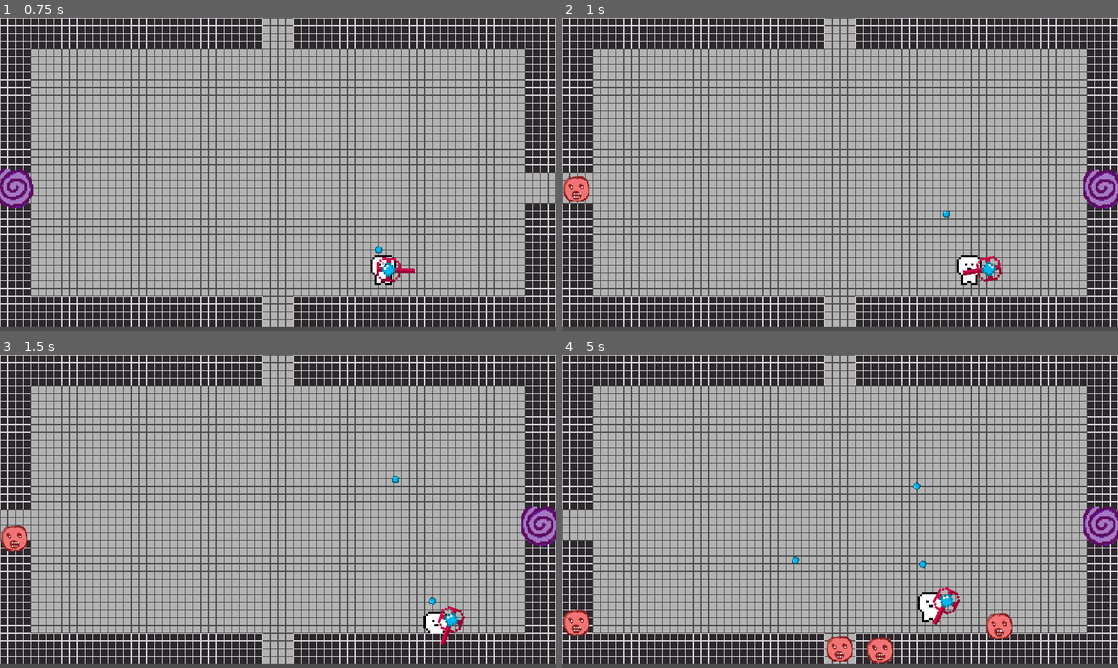
Above: before the commit, frames 1-4 (two rows, left to right).
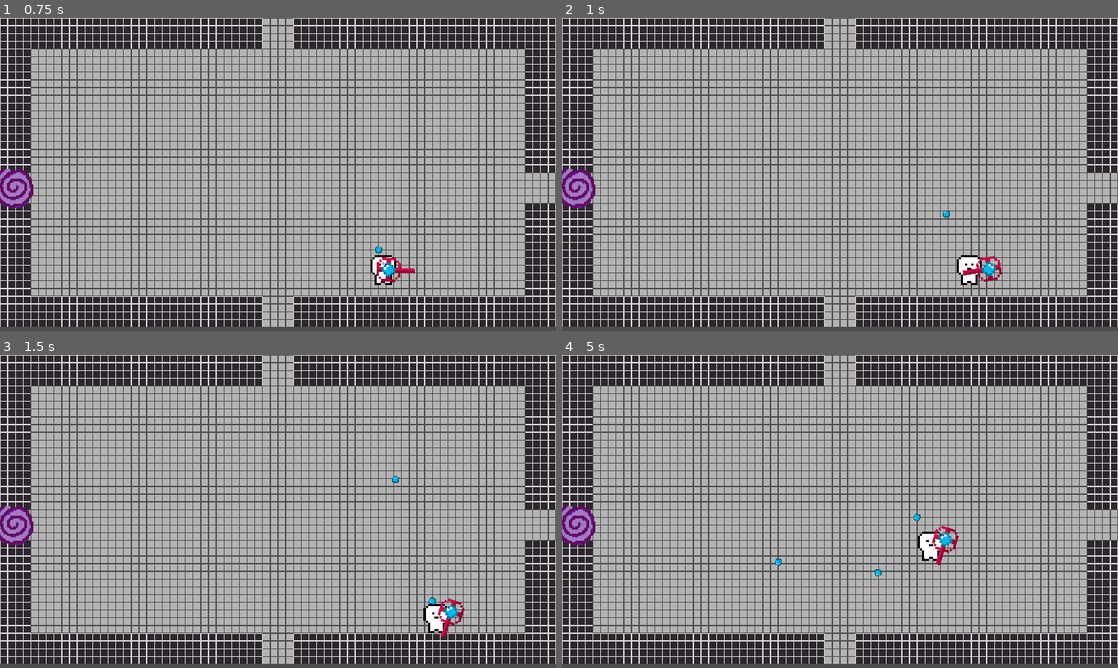
Above: after the commit, the same moments.

Repository: PlerbDraw/tony-nguyen-project
Game: Godot game, scene res://player_scenes/game.tscn
Two runs of this game, one before a commit and one after it. Both use one fixed random seed, a clock stepped at 60 frames per second and the inputs below. This scene is started directly instead of the project's main scene.
Inputs (mouse positions are in pixels of both pictures, inside the frame that each line leads up to):
- Up to frame 1 (0.75 s): tap Enter at 0.5 s; move the mouse to (400, 158) at 0.52 s; hold Right (ui_right) from 0.53 s (still down); tap F (fire) at 0.6 s
- Up to frame 2 (1 s): keep holding Right (ui_right)
- Up to frame 3 (1.5 s): move the mouse to (166, 527) at 1.27 s; release Right (ui_right) at 1.28 s; hold Down (ui_down) from 1.28 s (still down); tap F (fire) at 1.35 s
- Up to frame 4 (5 s): move the mouse to (895, 442) at 2.02 s; release Down (ui_down) at 2.03 s; hold Right (ui_right) 2.03-2.78 s; tap F (fire) every 0.75 s from 2.1 to 4.35 s; move the mouse to (812, 574) at 2.77 s; hold Up (ui_up) 2.78-3.53 s; move the mouse to (1006, 558) at 3.52 s; hold Left (ui_left) from 3.53 s (still down); move the mouse to (673, 464) at 4.27 s

Frame 1 is identical in both runs. In frame 2, 1.3% of the frame differs, in the area x 0-100%, y 48-61%; in frame 3, 1.9%; in frame 4, 3.9%, in the area x 0-100%, y 40-99%.
Error after the commit: Parse Error: Expected variable name after "var". (res://player_scenes/game.gd:13)

Commit message:
enemy spawn

Diff:
--- a/tony-nguyen-game-project-2-month/enemy.tscn
+++ b/tony-nguyen-game-project-2-month/enemy.tscn
@@ -4,7 +4,7 @@
 [ext_resource type="Texture2D" uid="uid://clwfhg08btsdy" path="res://art/pixilart-drawing (5).png" id="2_u31pi"]
 
 [sub_resource type="CircleShape2D" id="CircleShape2D_e4cfg"]
-radius = 65.9038
+radius = 167.035
 
 [sub_resource type="CircleShape2D" id="CircleShape2D_xiolx"]
 radius = 16.0078
--- a/tony-nguyen-game-project-2-month/player_scenes/game.gd
+++ b/tony-nguyen-game-project-2-month/player_scenes/game.gd
@@ -1,6 +1,21 @@
 extends Node2D
 
 var enemy = preload("res://enemy.tscn")
+
+
+
+
+
+var current_wave: int = 1
+var enemies_remaining: int
+var enemies_spawned: int = 0
+
+var
+var
+var
+var enemy_spawn_time
+var enemy_health
+var enemy_speed
 
 
 
--- a/tony-nguyen-game-project-2-month/player_scenes/game.tscn
+++ b/tony-nguyen-game-project-2-month/player_scenes/game.tscn
@@ -19,14 +19,15 @@
 0:0/0/physics_layer_0/polygon_0/points = PackedVector2Array(-8, 8, 8, 8, 8, 5.0625, 8, 0.375, 8, -3.25, 8, -8, -8, -8, -8, -1.6875, -8, 8, -8, 3)
 
 [sub_resource type="TileSet" id="TileSet_4lgke"]
-physics_layer_0/collision_layer = 1
+physics_layer_0/collision_layer = 2
+physics_layer_0/collision_mask = 2
 sources/0 = SubResource("TileSetAtlasSource_0juqq")
 
 [sub_resource type="RectangleShape2D" id="RectangleShape2D_0aync"]
 size = Vector2(545, 65)
 
 [sub_resource type="RectangleShape2D" id="RectangleShape2D_x35b8"]
-size = Vector2(64, 256)
+size = Vector2(63, 256)
 
 [node name="Game" type="Node2D"]
 script = ExtResource("1_1eb07")
@@ -64,7 +65,7 @@
 shape = SubResource("RectangleShape2D_0aync")
 
 [node name="CollisionShape2D5" type="CollisionShape2D" parent="TileMapLayer2/Area2D"]
-position = Vector2(32, 192)
+position = Vector2(31.5, 192)
 shape = SubResource("RectangleShape2D_x35b8")
 
 [node name="CollisionShape2D6" type="CollisionShape2D" parent="TileMapLayer2/Area2D"]
@@ -78,8 +79,6 @@
 [node name="CollisionShape2D8" type="CollisionShape2D" parent="TileMapLayer2/Area2D"]
 position = Vector2(1120, 511)
 shape = SubResource("RectangleShape2D_x35b8")
-
-[node name="TileMapLayer3" type="TileMapLayer" parent="."]
 
 [node name="SpawnTimer" type="Timer" parent="."]
 autostart = true
@@ -99,4 +98,10 @@
 [node name="SpawnLocation" parent="." instance=ExtResource("4_e5vq1")]
 position = Vector2(30, 354)
 
+[node name="CanvasGroup" type="CanvasGroup" parent="."]
+
+[node name="Label" type="Label" parent="."]
+offset_right = 40.0
+offset_bottom = 23.0
+
 [connection signal="timeout" from="SpawnTimer" to="." method="_on_SpawnTimer_timeout"]
